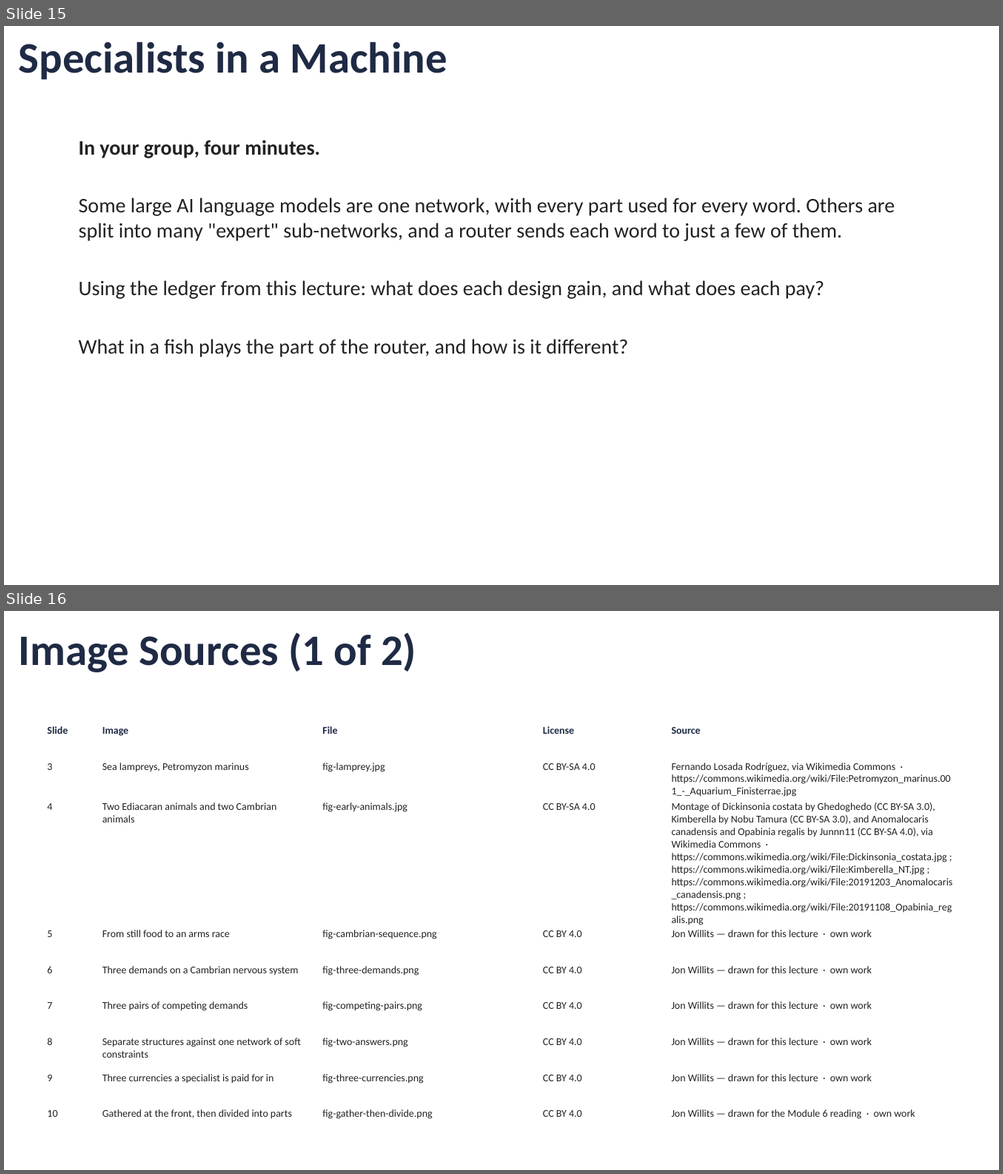
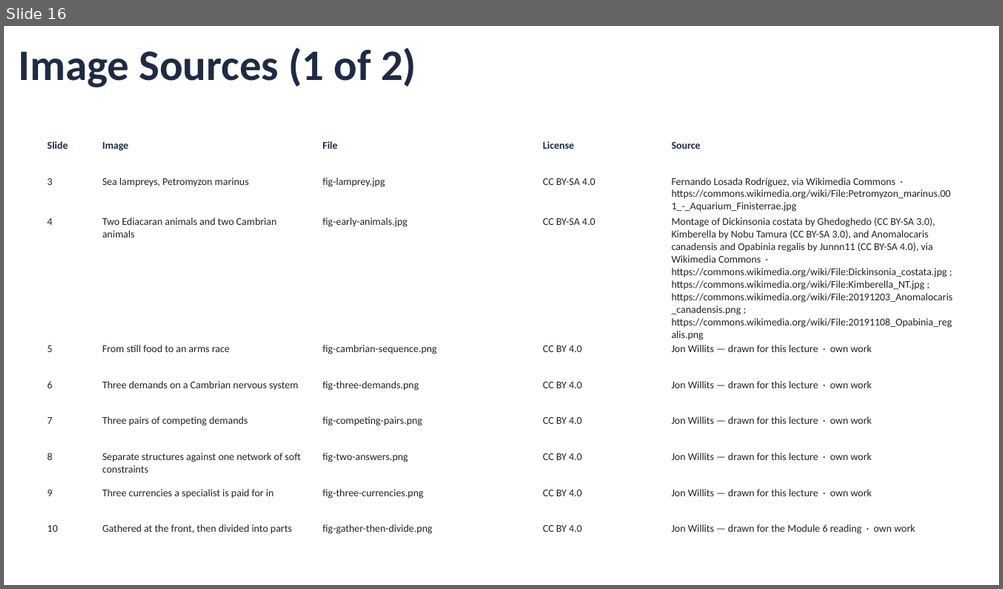
Before and after one commit to jonwillits/intro_to_bcs, a slide deck: vertebrate_neural_architecture/vertebrate_neural_architecture_lecture_1.pptx. Shown one above the other, each under a label of ours: slides 15 and 16 before the commit, slide 16 after it. The pictures are 1003x1174 and 1003x589 pixels, drawn with LibreOffice and Linux fonts; fonts in the diff are those of the drawing. Boxes give left, top, right and bottom in pixels: in the first picture for what was removed or moved away, otherwise in the second. Text is boxed around its words. In the diff, an @@ line names an element or a change of style, - is before the commit and + after.

```diff
--- a/vertebrate_neural_architecture/vertebrate_neural_architecture_lecture_1.pptx
+++ b/vertebrate_neural_architecture/vertebrate_neural_architecture_lecture_1.pptx
@@ slide 15 removed at (x1=4, y1=26, x2=999, y2=585), background #FFFFFF @@
@@ text removed at (x1=19, y1=42, x2=447, y2=80) @@
-Specialists in a Machine
@@ text removed at (x1=79, y1=140, x2=895, y2=358) @@
-In your group, four minutes.
-Some large AI language models are one network, with every part used for every word. Others are split into many "expert" sub-networks, and a router sends each word to just a few of them.
-Using the ledger from this lecture: what does each design gain, and what does each pay?
-What in a fish plays the part of the router, and how is it different?
```
Also in this commit, not shown: 1 slide changed, 2 slides added, 1 other slide removed, 16 other files.
